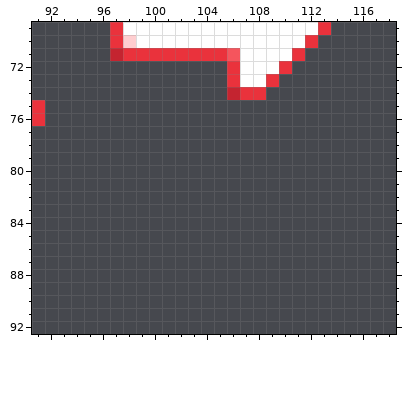
Pixel-art file: BurningKnight/Content/Animations/projectiles.ase. Above: the version before the commit.
128x128 pixels, 1 frame. Shown: x 91..118, y 69..92.
And afterwards:
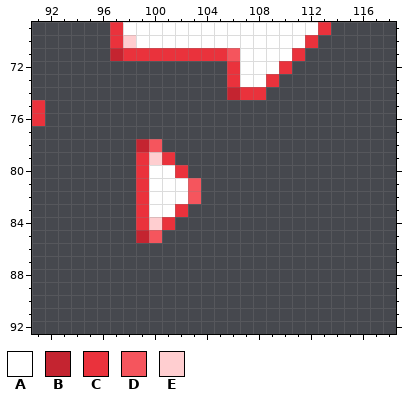
Palette (. is transparent): A #ffffff  B #c42430  C #ea323c  D #f5555d  E #ffced0
What changed:
y 78: x 99..100 .. -> BD
y 79: x 99..101 ... -> CEC
y 80: x 99..102 .... -> CAAC
y 81..82: x 99..103 ..... -> CAAAD
y 83: x 99..102 .... -> CAAC
y 84: x 99..101 ... -> CEC
y 85: x 99..100 .. -> BD
Pixel boxes of the changes (left, top, right, bottom) in both pictures:
added: (136, 139, 201, 243)
